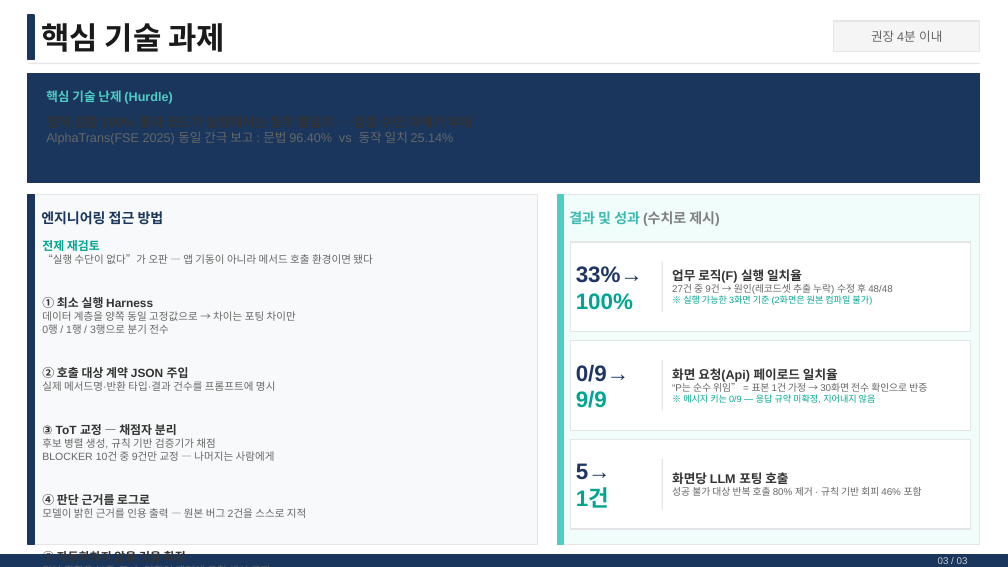
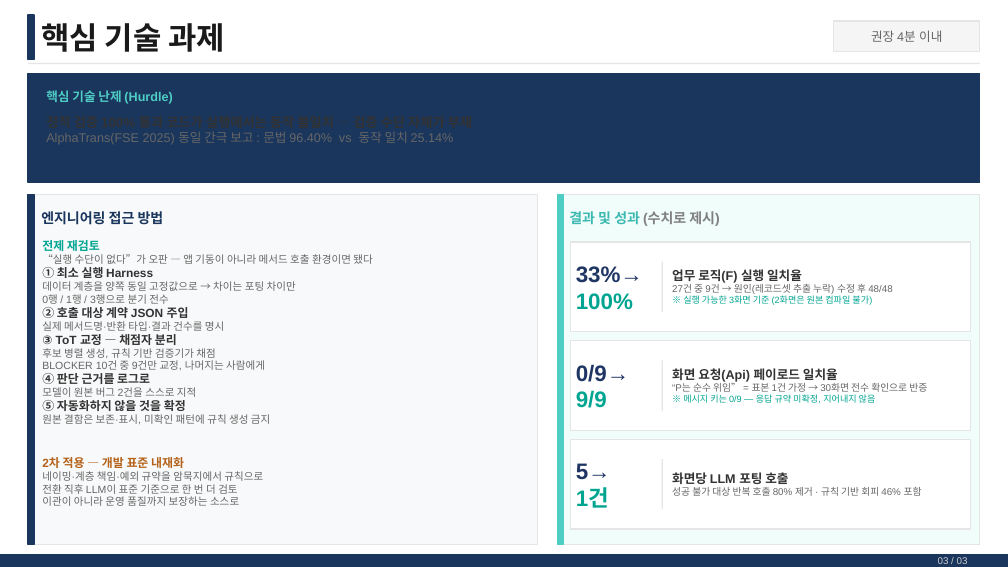
Before and after one commit to jesoomin/TransGscm, a slide deck: slide 4 of docs/weekly/assets/최종발표장표.pptx. Drawn at 1008x567 pixels with LibreOffice and Linux fonts; fonts in the diff are those of the drawing. Boxes give left, top, right and bottom in pixels: in the first picture for what was removed or moved away, otherwise in the second. Text is boxed around its words. In the diff, an @@ line names an element or a change of style, - is before the commit and + after.

```diff
--- a/docs/weekly/assets/최종발표장표.pptx
+++ b/docs/weekly/assets/최종발표장표.pptx
@@ text at bbox=[42, 321, 224, 331]: text changed @@
-실제 메서드명·반환 타입·결과 건수를 프롬프트에 명시
+실제 메서드명·반환 타입·결과 건수를 명시
@@ text at bbox=[42, 360, 265, 370]: text changed @@
-BLOCKER 10건 중 9건만 교정 — 나머지는 사람에게
+BLOCKER 10건 중 9건만 교정, 나머지는 사람에게
@@ text at bbox=[42, 387, 196, 397]: text changed @@
-모델이 밝힌 근거를 인용 출력 — 원본 버그 2건을 스스로 지적
+모델이 원본 버그 2건을 스스로 지적
@@ text at bbox=[42, 457, 263, 506]: paragraphs added @@
+2차 적용 — 개발 표준 내재화
+네이밍·계층 책임·예외 규약을 암묵지에서 규칙으로
+전환 직후 LLM이 표준 기준으로 한 번 더 검토
+이관이 아니라 운영 품질까지 보장하는 소스로
```
Also in this commit, not shown: 1 other file.
